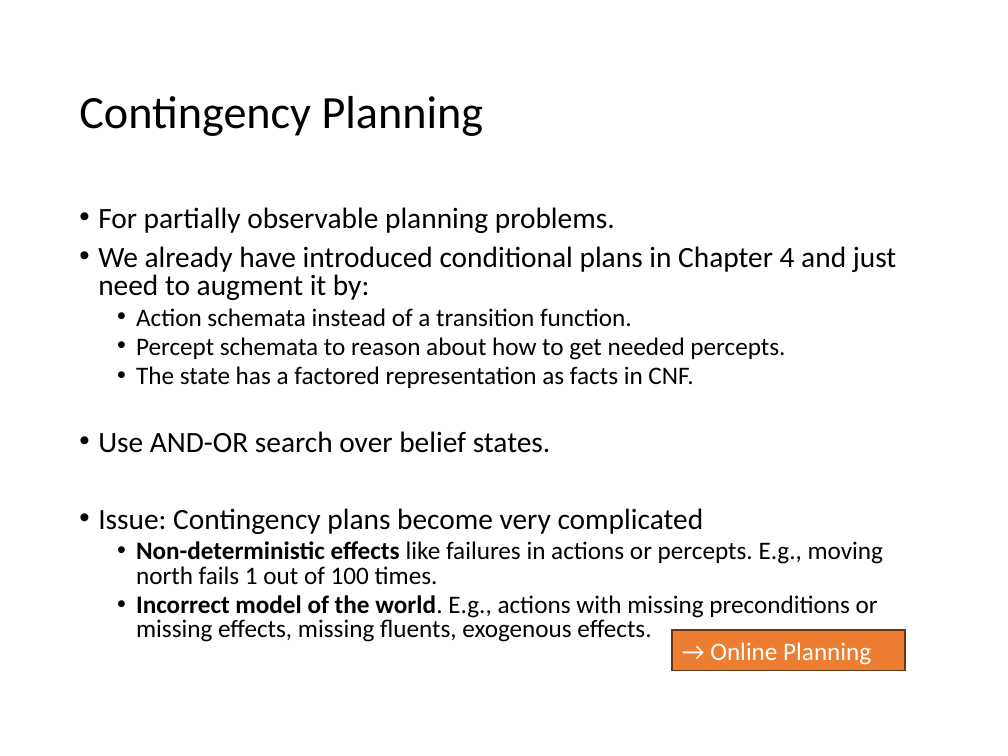
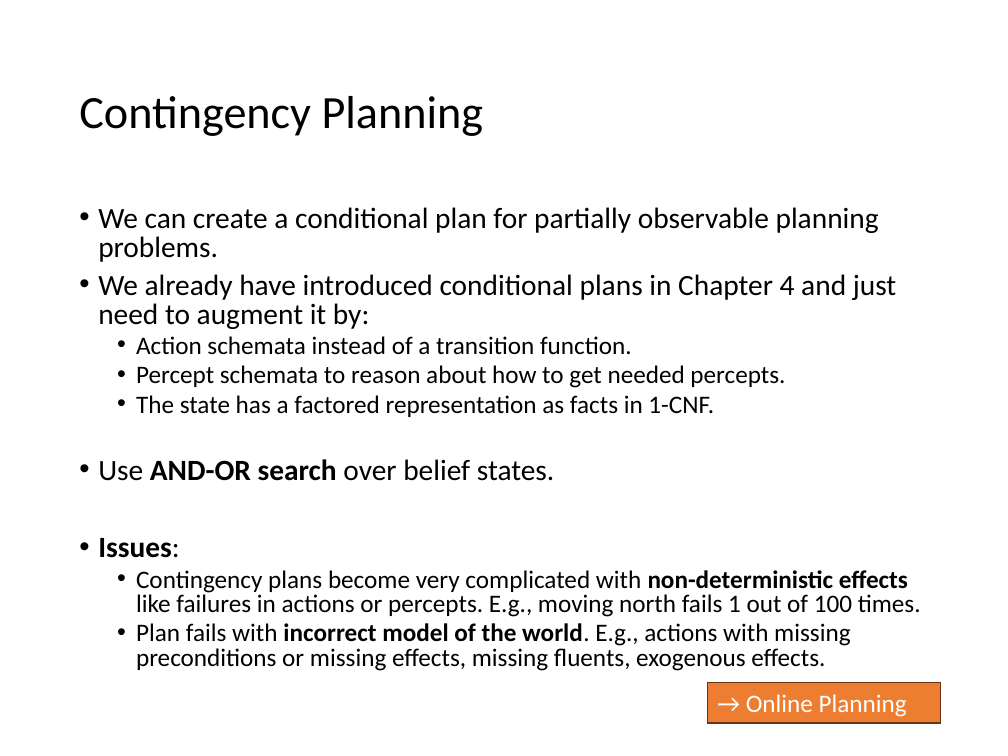
Before and after one commit to mhahsler/CS7320-AI, a slide deck: slide 18 of slides/11_Automated_Planning.pptx. Drawn at 1008x756 pixels with LibreOffice and Linux fonts; fonts in the diff are those of the drawing. Boxes give left, top, right and bottom in pixels: in the first picture for what was removed or moved away, otherwise in the second. Text is boxed around its words. In the diff, an @@ line names an element or a change of style, - is before the commit and + after.

```diff
--- a/slides/11_Automated_Planning.pptx
+++ b/slides/11_Automated_Planning.pptx
@@ text at bbox=[98, 207, 879, 262]: text changed @@
-• For partially observable planning problems.
+• We can create a conditional plan for partially observable planning problems.
@@ text at bbox=[136, 395, 714, 417]: text changed @@
-  • The state has a factored representation as facts in CNF.
+  • The state has a factored representation as facts in 1-CNF.
@@ text at bbox=[98, 459, 555, 481]: bold on in "AND-OR search" @@
@@ text at bbox=[98, 538, 921, 671]: text changed @@
-• Issue: Contingency plans become very complicated
-  • Non-deterministic effects like failures in actions or percepts. E.g., moving north fails 1 out of 100 times.
-  • Incorrect model of the world. E.g., actions with missing preconditions or missing effects, missing fluents, exogenous effects.
+• Issues:
+  • Contingency plans become very complicated with non-deterministic effects like failures in actions or percepts. E.g., moving north fails 1 out of 100 times.
+  • Plan fails with incorrect model of the world. E.g., actions with missing preconditions or missing effects, missing fluents, exogenous effects.
@@ rectangle "→ Online Planning": place and size @@
-rectangle "→ Online Planning" at bbox=[672, 630, 905, 670]
+rectangle "→ Online Planning" at bbox=[708, 682, 940, 723]
```
Also in this commit, not shown: 11 other slides changed, 1 slide added, 1 slide removed, 1 other file.
